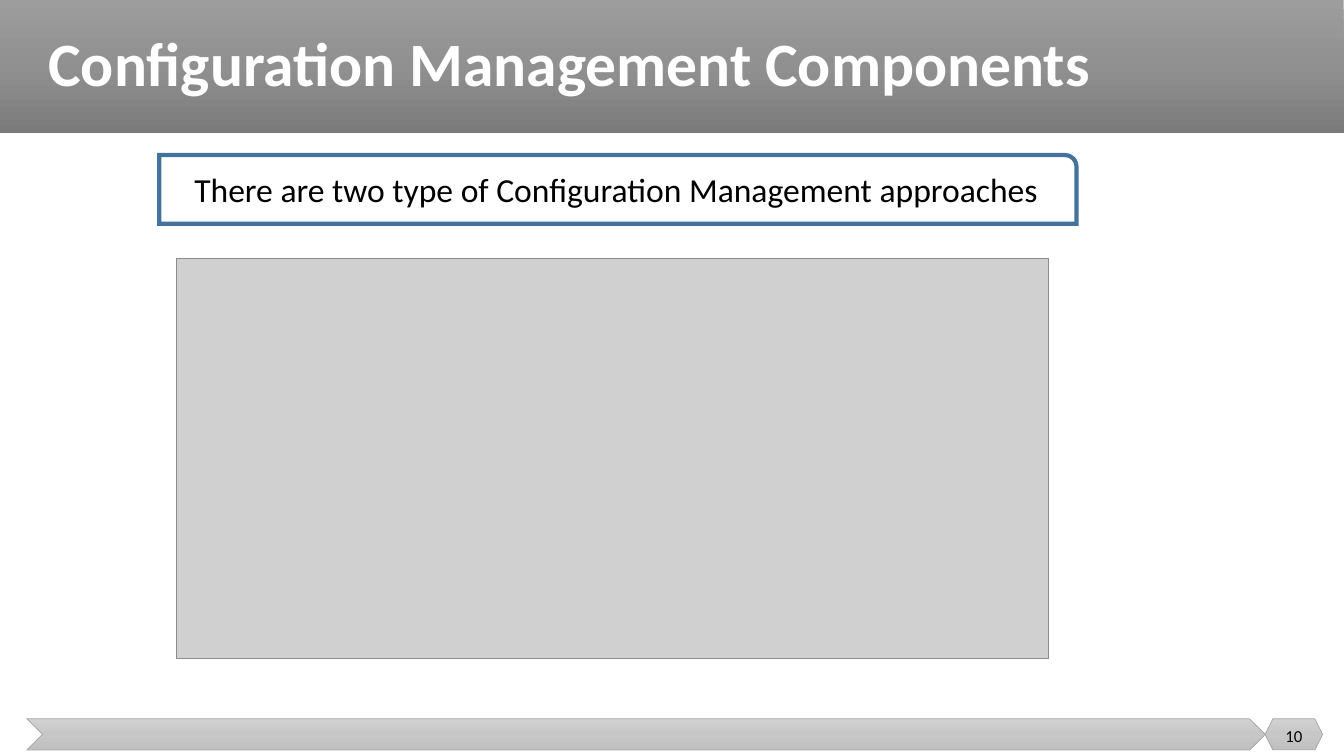
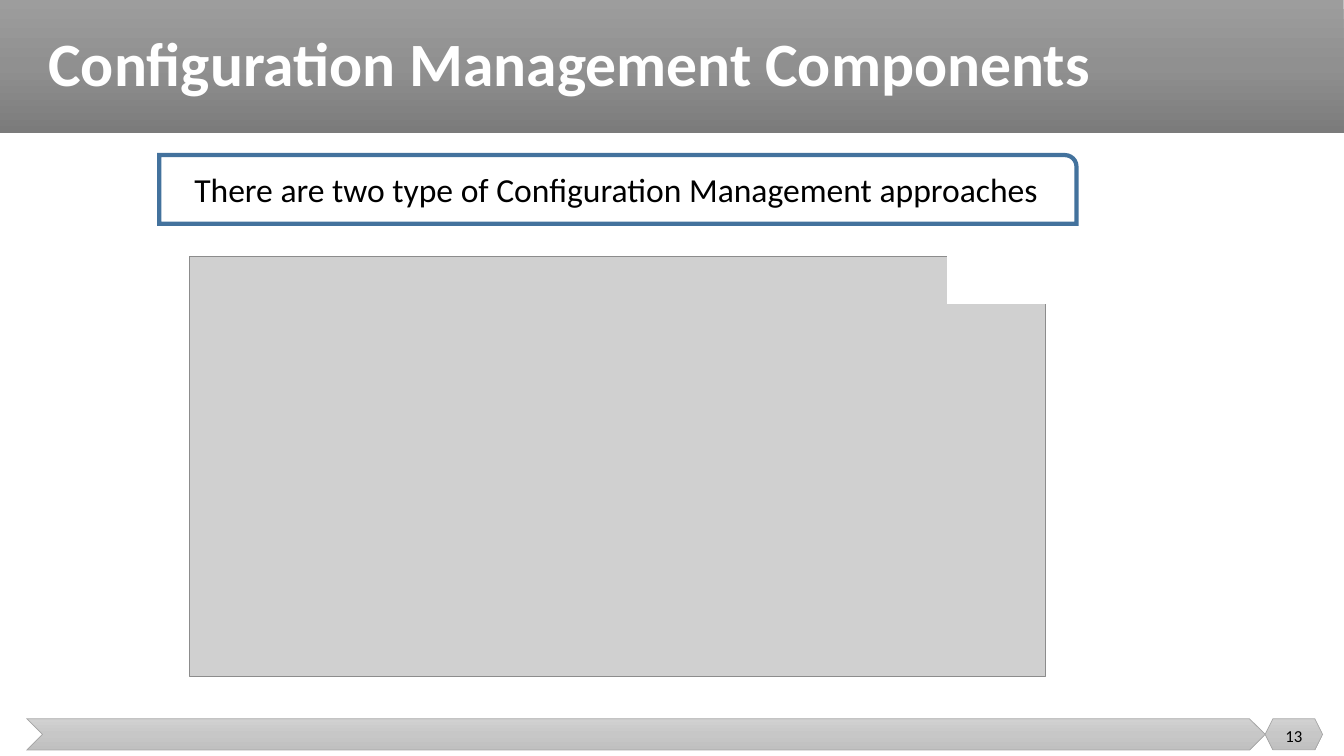
Before and after one commit to malenezi/malenezi, a slide deck: slide 13 of SE489/Lectures/6-Configuration Management/Configuration Management 2.pptx (slide 10 before the commit). Drawn at 1344x756 pixels with LibreOffice and Linux fonts; fonts in the diff are those of the drawing; grey boxes stand for pictures. Boxes give left, top, right and bottom in pixels: in the first picture for what was removed or moved away, otherwise in the second. Text is boxed around its words. In the diff, an @@ line names an element or a change of style, - is before the commit and + after.

```diff
--- a/SE489/Lectures/6-Configuration Management/Configuration Management 2.pptx
+++ b/SE489/Lectures/6-Configuration Management/Configuration Management 2.pptx
@@ picture: place and size @@
-picture at bbox=[176, 259, 1049, 658]
+picture at bbox=[191, 257, 1047, 678]
@@ rectangle added at bbox=[948, 242, 1061, 303], fill #FFFFFF, outline #FFFFFF 1 pt @@
@@ page number at bbox=[1285, 731, 1302, 742]: text changed @@
-10
+13
```
Also in this commit, not shown: 1 other slide changed, 8 slides added, 1 other file.
